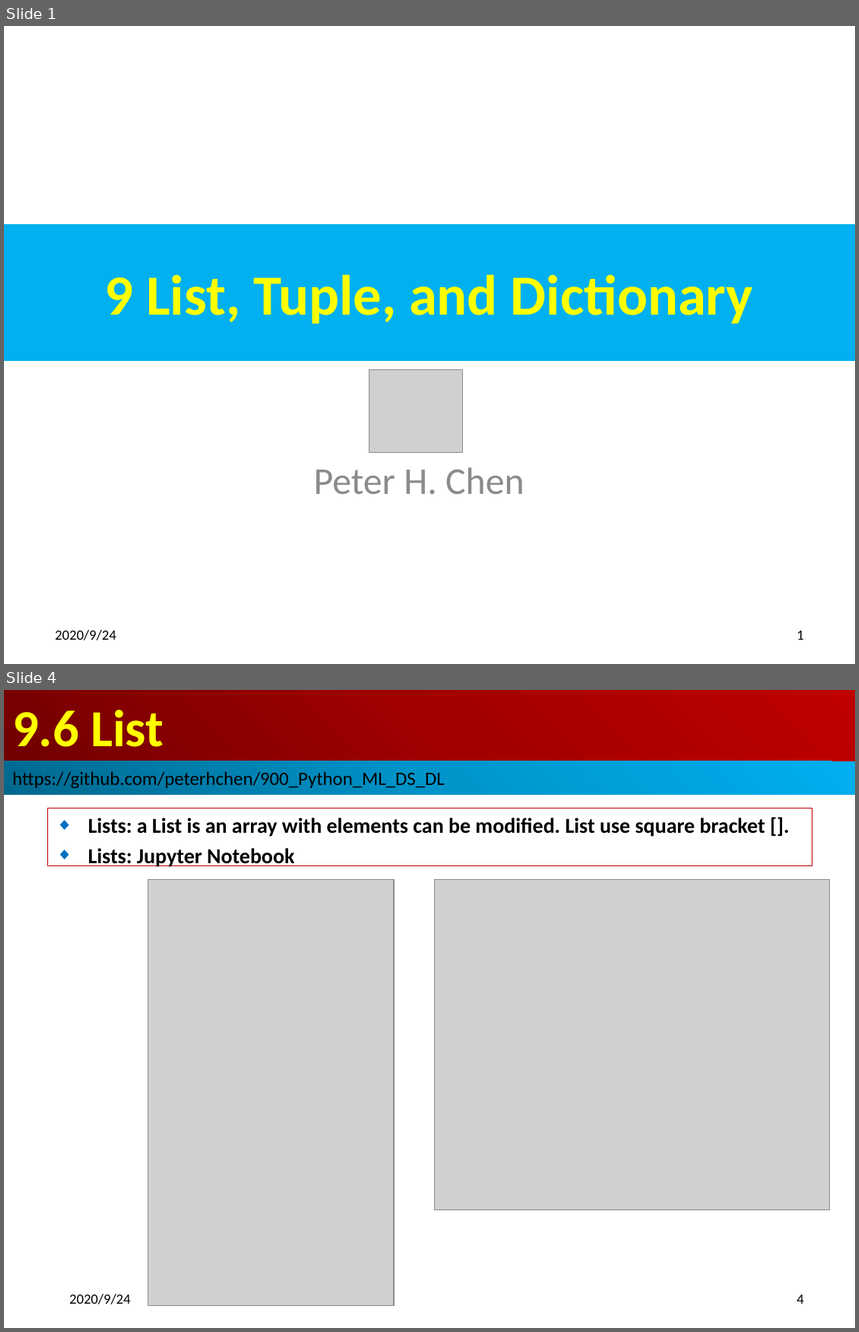
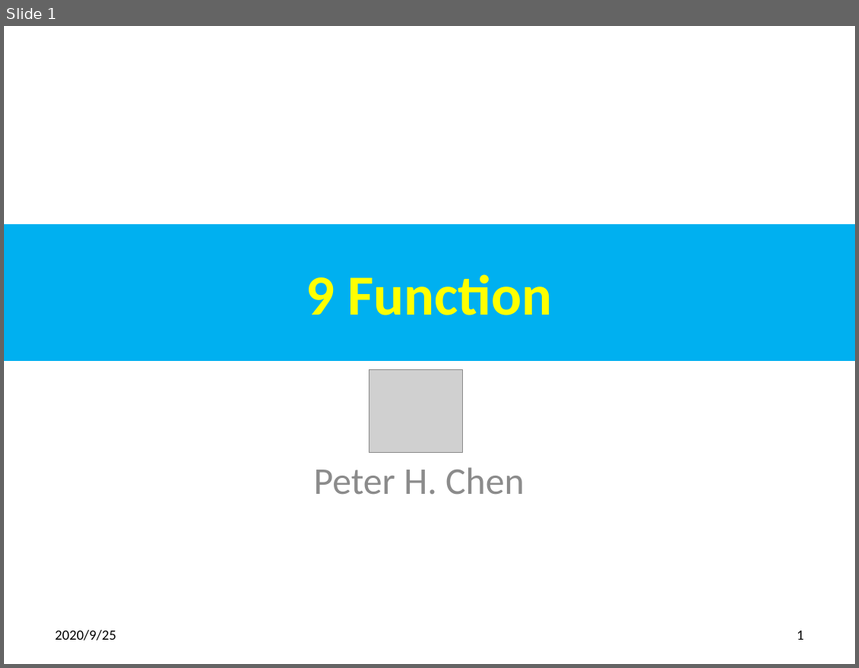
Before and after one commit to peterhchen/900_Python_ML_DS_DL, a slide deck: 009_Function.pptx. Shown one above the other, each under a label of ours: slides 1 and 4 before the commit, slide 1 after it; the slides between them are not shown. The pictures are 859x1332 and 859x668 pixels, drawn with LibreOffice and Linux fonts; fonts in the diff are those of the drawing; grey boxes stand for pictures. Boxes give left, top, right and bottom in pixels: in the first picture for what was removed or moved away, otherwise in the second. Text is boxed around its words. In the diff, an @@ line names an element or a change of style, - is before the commit and + after.

```diff
--- a/009_Function.pptx
+++ b/009_Function.pptx
@@ slide 4 removed at [4,690,855,1328], background #FFFFFF @@
@@ title removed at [4,690,855,761] @@
-9.6 List
@@ rectangle removed at [4,761,855,795] @@
-https://github.com/peterhchen/900_Python_ML_DS_DL
@@ subtitle removed at [47,809,813,866] @@
-◆ Lists: a List is an array with elements can be modified. List use square bracket [].
-◆ Lists: Jupyter Notebook
@@ picture removed at [148,880,394,1306] @@
@@ picture removed at [434,880,829,1211] @@
@@ text removed at [69,1294,131,1305] @@
-2020/9/24
@@ page number removed at [797,1295,804,1304] @@
-4
@@ slide 1 changed as well @@
@@ title at [306,275,552,316]: text changed @@
-9 List, Tuple, and Dictionary
+9 Function
@@ text at [55,630,116,641]: text changed @@
-2020/9/24
+2020/9/25
```
Also in this commit, not shown: 4 other slides changed, 12 other slides removed, 2 other files.
